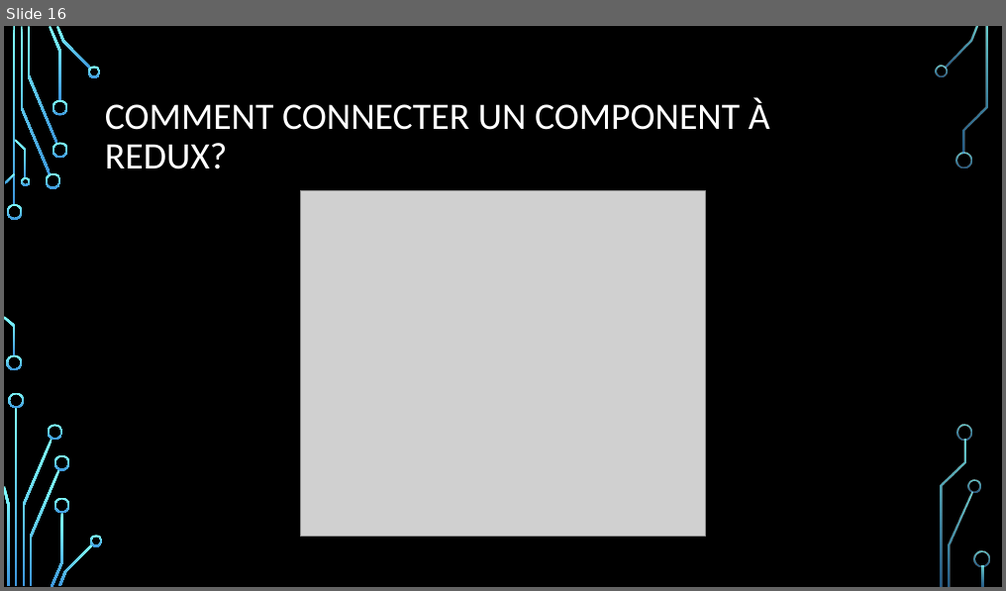
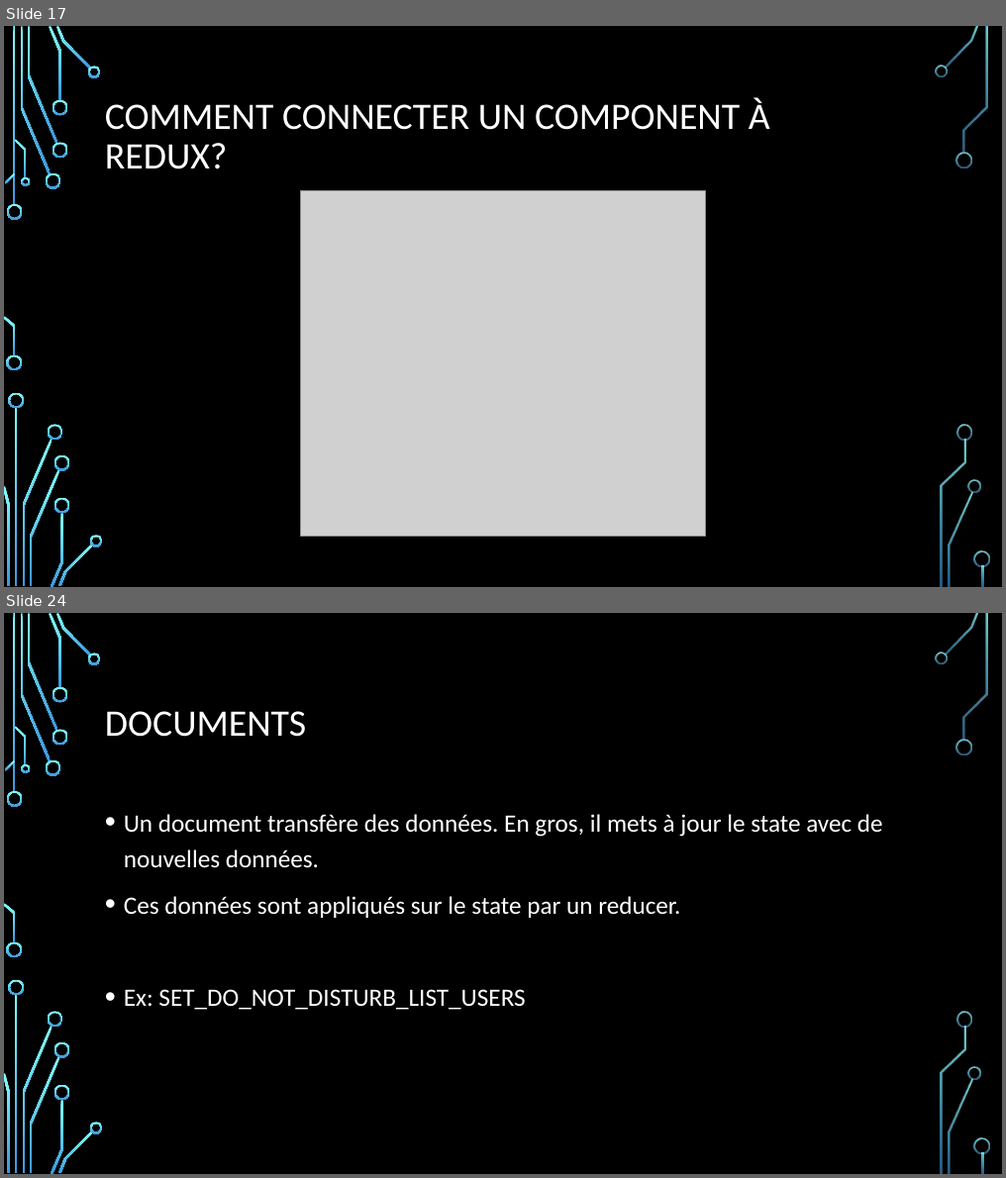
Before and after one commit to samuelgaudreau/formation-front-end-3, a slide deck: part-1/Redux+Patterns.pptx. Shown one above the other, each under a label of ours: slide 16 before the commit, slides 17 and 24 after it; the slides between them are not shown. The pictures are 1006x591 and 1006x1178 pixels, drawn with LibreOffice and Linux fonts; fonts in the diff are those of the drawing; grey boxes stand for pictures; background and template pictures are left out. Boxes give left, top, right and bottom in pixels: in the first picture for what was removed or moved away, otherwise in the second. Text is boxed around its words. In the diff, an @@ line names an element or a change of style, - is before the commit and + after.

```diff
--- a/part-1/Redux+Patterns.pptx
+++ b/part-1/Redux+Patterns.pptx
@@ slide 24 added at box(4, 613, 1002, 1174), background picture (left out); not listed: 36 template elements that a slide beside it also shows @@
@@ title added at box(105, 711, 306, 737), 36 pt, text #FFFFFF @@
+DOCUMENTS
@@ text added at box(124, 814, 883, 1010), 24 pt, text #FFFFFF @@
+• Un document transfère des données. En gros, il mets à jour le state avec de nouvelles données.
+• Ces données sont appliqués sur le state par un reducer.
+• Ex: SET_DO_NOT_DISTURB_LIST_USERS
@@ what was slide 16 is now slide 17 @@
```
Also in this commit, not shown: 2 slides changed, 25 other slides added, 4 other files.
